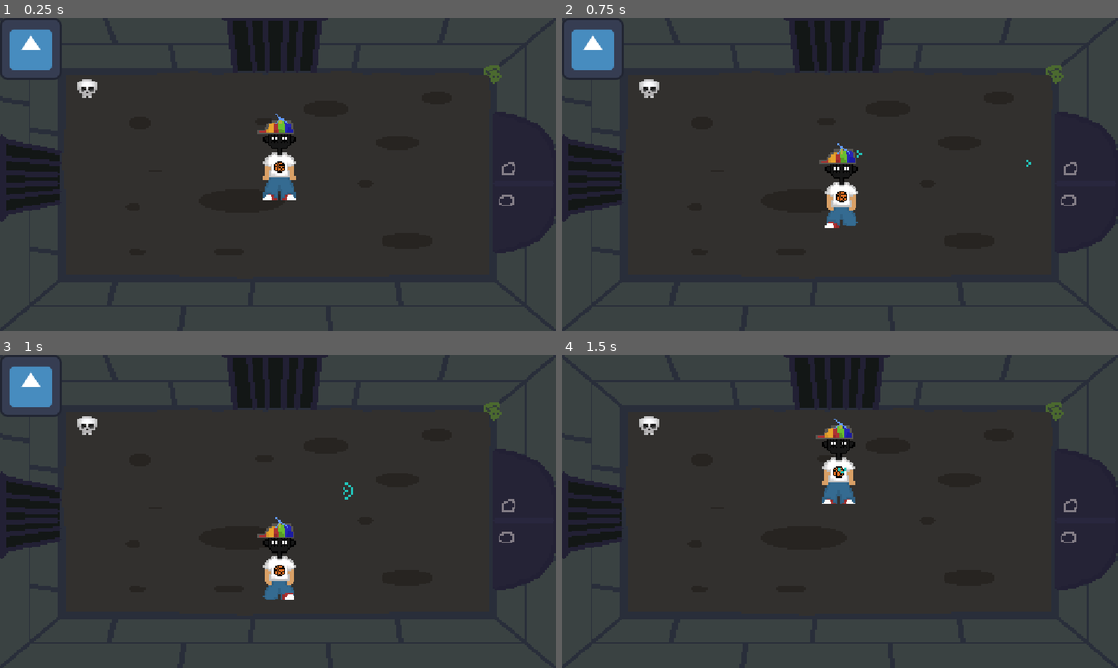
Above: before the commit, frames 1-4 (two rows, left to right).
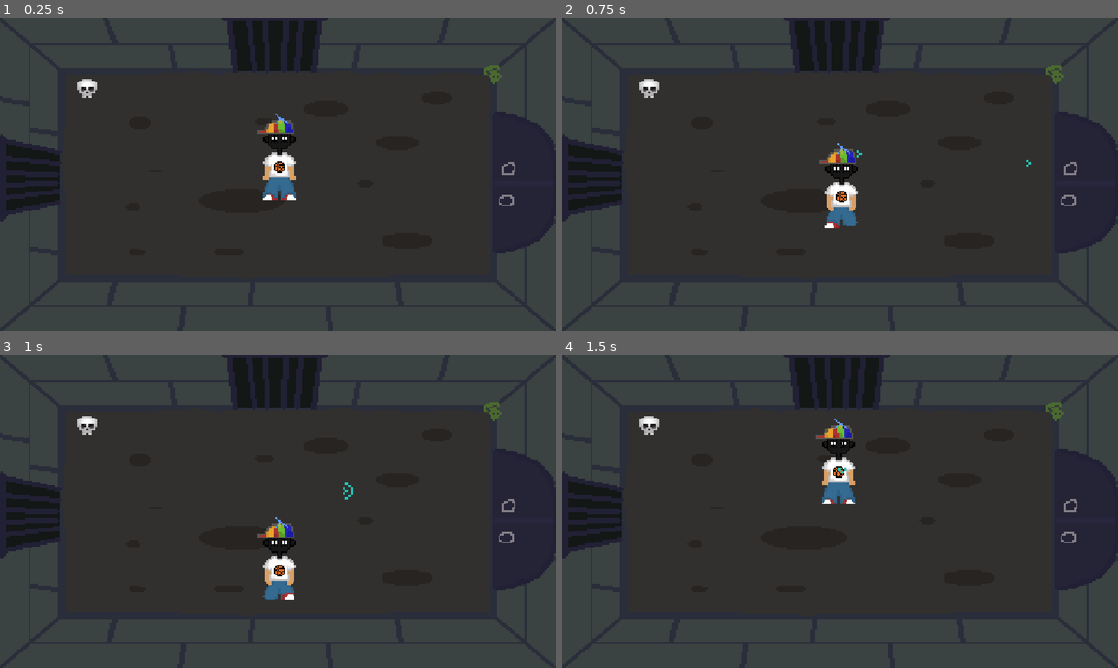
Above: after the commit, the same moments.

Repository: Skeleblob/BraveMathie
Game: Godot game, scene res://SpriteSheets/game/main.tscn
Two runs of this game, one before a commit and one after it. Both use one fixed random seed, a clock stepped at 60 frames per second and the inputs below. The engine's default icon, where the game draws it, is replaced by a stand-in: a white triangle on a blue panel in a dark square.
Inputs:
- Up to frame 1 (0.25 s): no input
- Up to frame 2 (0.75 s): tap Enter at 0.5 s; hold Right (shoot_right) from 0.53 s (still down); hold S (walk_front) from 0.53 s (still down)
- Up to frame 3 (1 s): keep holding Right (shoot_right); keep holding S (walk_front)
- Up to frame 4 (1.5 s): release Right (shoot_right) at 1.28 s; release S (walk_front) at 1.28 s; hold Down (shoot_down) from 1.28 s (still down); tap S (walk_front) at 1.35 s

The runs differ from the first frame. In frame 1, 1.2% of the frame differs, in the area x 0-12%, y 0-20%; in frame 2, 1.2%; in frame 3, 1.2%; in frame 4, nothing differs.

Commit message:
hud

Diff:
--- a/brave-mathie/SpriteSheets/game/Player.tscn
+++ b/brave-mathie/SpriteSheets/game/Player.tscn
@@ -9,6 +9,7 @@
 [ext_resource type="Texture2D" uid="uid://b25oyvlqsgofv" path="res://SpriteSheets/Player/MathNoobBackRun.png" id="6_njfb8"]
 [ext_resource type="Texture2D" uid="uid://btjdl5a4u3snp" path="res://SpriteSheets/Player/RunningRightt.png" id="8_l3ms2"]
 [ext_resource type="Texture2D" uid="uid://j4k8pskf4mp2" path="res://SpriteSheets/Player/RunningLeftt.png" id="8_o7g0r"]
+[ext_resource type="PackedScene" uid="uid://bw6v7bpkg4no7" path="res://SpriteSheets/game/hud.tscn" id="10_h8cv0"]
 
 [sub_resource type="AtlasTexture" id="AtlasTexture_igelr"]
 atlas = ExtResource("6_njfb8")
@@ -294,3 +295,5 @@
 rotation = 1.5707964
 scale = Vector2(1.75, 1.75)
 shape = SubResource("CapsuleShape2D_jlvxv")
+
+[node name="Hud" parent="." unique_id=1251275405 instance=ExtResource("10_h8cv0")]
--- a/brave-mathie/SpriteSheets/game/hud.tscn
+++ b/brave-mathie/SpriteSheets/game/hud.tscn
@@ -1,15 +1,31 @@
 [gd_scene format=3 uid="uid://bw6v7bpkg4no7"]
 
 [ext_resource type="Script" uid="uid://da0c6qmcsgpvg" path="res://hud.gd" id="1_8y5c0"]
-[ext_resource type="Texture2D" uid="uid://dr7m0e1l1ki7b" path="res://icon.svg" id="2_lmjyp"]
+[ext_resource type="Texture2D" uid="uid://yivnn3wvmchv" path="res://misc/Whitepixelfornoahbaby.png" id="2_8y5c0"]
 
 [node name="Hud" type="CanvasLayer" unique_id=1251275405]
 script = ExtResource("1_8y5c0")
 
 [node name="InventoryContainer" type="CenterContainer" parent="." unique_id=1173887699]
-offset_right = 40.0
-offset_bottom = 40.0
+custom_minimum_size = Vector2(200, 150)
+anchors_preset = 8
+anchor_left = 0.5
+anchor_top = 0.5
+anchor_right = 0.5
+anchor_bottom = 0.5
+offset_left = -500.0
+offset_top = -250.0
+offset_right = 500.0
+offset_bottom = 250.0
+grow_horizontal = 2
+grow_vertical = 2
+size_flags_horizontal = 3
+size_flags_vertical = 3
 
 [node name="BackgroundTexture" type="TextureRect" parent="InventoryContainer" unique_id=1378918601]
+modulate = Color(1, 1, 1, 0.6392157)
+self_modulate = Color(0.5996037, 0.5996037, 0.5996037, 1)
+texture_filter = 1
+custom_minimum_size = Vector2(1000, 500)
 layout_mode = 2
-texture = ExtResource("2_lmjyp")
+texture = ExtResource("2_8y5c0")
--- a/brave-mathie/SpriteSheets/game/main.tscn
+++ b/brave-mathie/SpriteSheets/game/main.tscn
@@ -4,7 +4,6 @@
 [ext_resource type="PackedScene" uid="uid://c18r5g0aqwkyp" path="res://SpriteSheets/Scenes/ItemRoom/LeftRoom.tscn" id="2_rwe2m"]
 [ext_resource type="PackedScene" uid="uid://c1fqewtt5rtfa" path="res://SpriteSheets/Scenes/BossRoom/stage_0.tscn" id="3_pux07"]
 [ext_resource type="PackedScene" uid="uid://i6nkcja5ce65" path="res://SpriteSheets/Scenes/StarterRoom/StarterRoom.tscn" id="4_2ftc5"]
-[ext_resource type="PackedScene" uid="uid://bw6v7bpkg4no7" path="res://SpriteSheets/game/hud.tscn" id="5_cevjx"]
 
 [node name="Main" type="Node2D" unique_id=1958485771]
 
@@ -15,5 +14,3 @@
 [node name="stage1" parent="." unique_id=1560415530 instance=ExtResource("3_pux07")]
 
 [node name="stage0" parent="." unique_id=1933991975 instance=ExtResource("4_2ftc5")]
-
-[node name="Hud" parent="." unique_id=1251275405 instance=ExtResource("5_cevjx")]
--- a/brave-mathie/hud.gd
+++ b/brave-mathie/hud.gd
@@ -3,7 +3,7 @@
 
 # Called when the node enters the scene tree for the first time.
 func _ready() -> void:
-	pass # Replace with function body.
+	$InventoryContainer.visible = not $InventoryContainer.visible
 
 
 
Binary file added: brave-mathie/misc/Whitepixelfornoahbaby.png
Not shown, added: brave-mathie/misc/Whitepixelfornoahbaby.png.import
